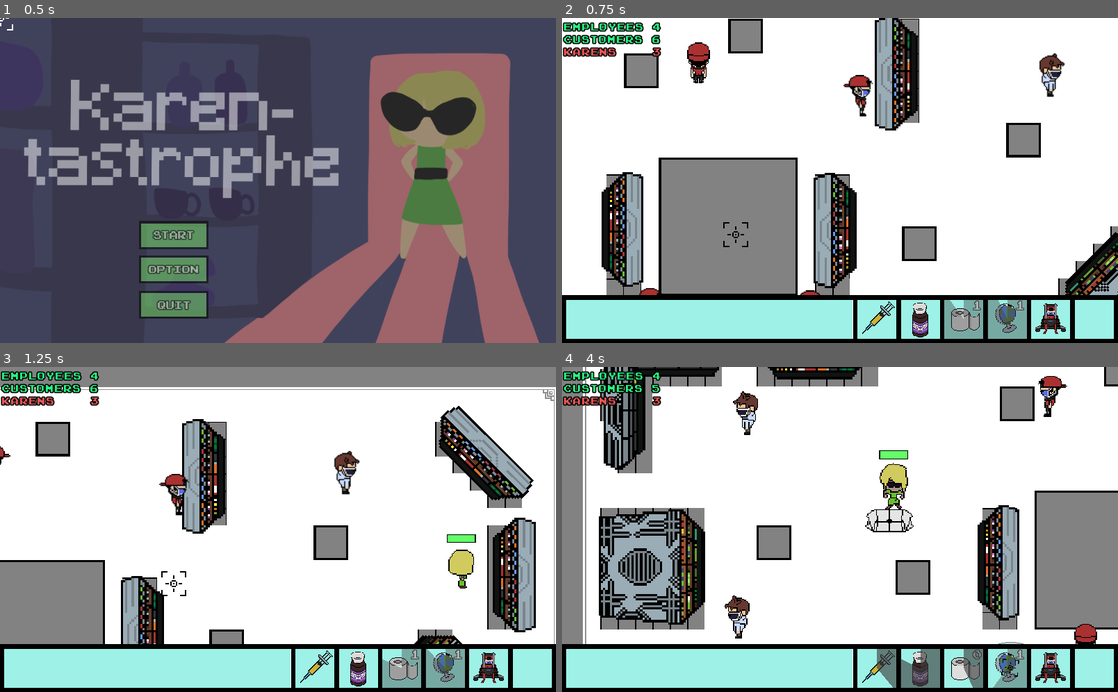
Above: before the commit, frames 1-4 (two rows, left to right).
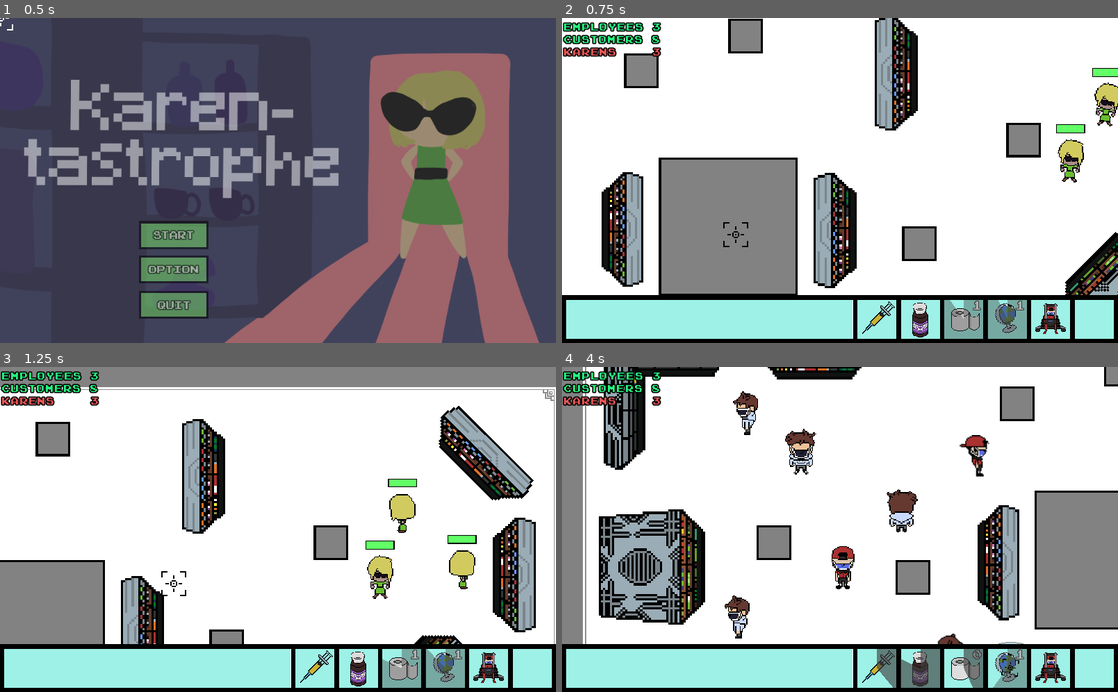
Above: after the commit, the same moments.

Repository: henryliuser/gmtk20
Game: Godot game, scene res://Menu.tscn
Two runs of this game, one before a commit and one after it. Both use one fixed random seed, a clock stepped at 60 frames per second and the inputs below.
Inputs (mouse positions are in pixels of both pictures, inside the frame that each line leads up to):
- Up to frame 1 (0.5 s): no input
- Up to frame 2 (0.75 s): click (734, 235) at 0.5 s
- Up to frame 3 (1.25 s): no input
- Up to frame 4 (4 s): move the mouse to (873, 669) at 1.27 s; hold 1 (cam_1) 1.28-2.03 s; click (873, 669) at 1.42 s; move the mouse to (917, 669) at 2.02 s; tap 2 (cam_2) at 2.1 s; click (917, 669) at 2.17 s; move the mouse to (962, 666) at 2.77 s; hold 3 (cam_3) 2.78-3.53 s; click (962, 666) at 2.92 s; move the mouse to (1012, 669) at 3.52 s; tap 4 (cam_4) at 3.6 s; click (1012, 669) at 3.67 s

Frame 1 is identical in both runs. In frame 2, 3.4% of the frame differs, in the area x 8-100%, y 0-86%; in frame 3, 3.3%; in frame 4, 6.2%, in the area x 6-97%, y 0-86%.
Error before the commit: Invalid get index 'alive' (on base: 'previously freed instance'). (res://Characters/Karen.gd:182)
Error after the commit: Invalid set index 'rect_position' (on base: 'previously freed instance') with value of type 'Vector2'. (res://Characters/Karen.gd:176)

Commit message:
world layout

Diff:
--- a/World/Warudo.tscn
+++ b/World/Warudo.tscn
@@ -17,6 +17,7 @@
 tile_data = PoolIntArray( -458768, 14, 0, -458767, 13, 0, -458766, 13, 0, -458765, 13, 0, -458764, 13, 0, -458763, 13,  …(7228 unchanged characters)…
 
 [node name="Blocks" parent="." instance=ExtResource( 6 )]
+visible = false
 scale = Vector2( 1, 1 )
 tile_data = PoolIntArray( -786458, 10, 0, -786457, 10, 0, -786456, 10, 0, -786455, 10, 0, -720924, 10, 0, -720923, 10,  …(3001 unchanged characters)…
 
@@ -114,46 +115,47 @@
 [node name="Karens" type="Node2D" parent="."]
 
 [node name="Karen" parent="Karens" instance=ExtResource( 7 )]
-position = Vector2( 750.471, -108.776 )
+position = Vector2( 751.958, -107.289 )
 rotation = 3.02405
 
 [node name="Karen2" parent="Karens" instance=ExtResource( 7 )]
-position = Vector2( -352.91, 286.466 )
+position = Vector2( 628.5, -129.89 )
 rotation = 3.02405
 
 [node name="Karen3" parent="Karens" instance=ExtResource( 7 )]
-position = Vector2( -340.393, -249.474 )
+position = Vector2( 703.471, -230.143 )
 rotation = 3.02405
 
 [node name="Employees" type="Node2D" parent="."]
 
 [node name="Employee" parent="Employees" instance=ExtResource( 8 )]
-position = Vector2( -41.2889, -297.999 )
-pointA = Vector2( -50, -300 )
-pointB = Vector2( -600, -300 )
+position = Vector2( 6.2946, -208.78 )
+pointA = Vector2( -400, -190 )
+pointB = Vector2( 200, -190 )
 
 [node name="Employee2" parent="Employees" instance=ExtResource( 8 )]
-position = Vector2( 425.033, 316.285 )
-pointA = Vector2( -150, 150 )
-pointB = Vector2( 200, -100 )
+position = Vector2( 425.033, 317.772 )
+pointA = Vector2( 425, 317 )
+pointB = Vector2( 225, 350 )
 
 [node name="Employee4" parent="Employees" instance=ExtResource( 8 )]
-position = Vector2( 159.14, -281.514 )
-pointA = Vector2( 150, 150 )
-pointB = Vector2( 300, 300 )
-
-[node name="Employee5" parent="Employees" instance=ExtResource( 8 )]
-position = Vector2( 567.156, -358.153 )
-pointA = Vector2( 238, -238 )
-pointB = Vector2( 567.156, -358.153 )
+position = Vector2( -481.75, 2.50037 )
+pointA = Vector2( -480, -150 )
+pointB = Vector2( -480, 150 )
 
 [node name="Customers" type="Node2D" parent="."]
 
 [node name="Customer" parent="Customers" instance=ExtResource( 9 )]
 position = Vector2( -398.528, -116.686 )
 
+[node name="Customer7" parent="Customers" instance=ExtResource( 9 )]
+position = Vector2( -340.536, 338.331 )
+
+[node name="Customer8" parent="Customers" instance=ExtResource( 9 )]
+position = Vector2( -319.718, 186.659 )
+
 [node name="Customer6" parent="Customers" instance=ExtResource( 9 )]
-position = Vector2( 604.289, -274.067 )
+position = Vector2( -441.062, -263.658 )
 
 [node name="Customer2" parent="Customers" instance=ExtResource( 9 )]
 position = Vector2( -516.108, 113.675 )
